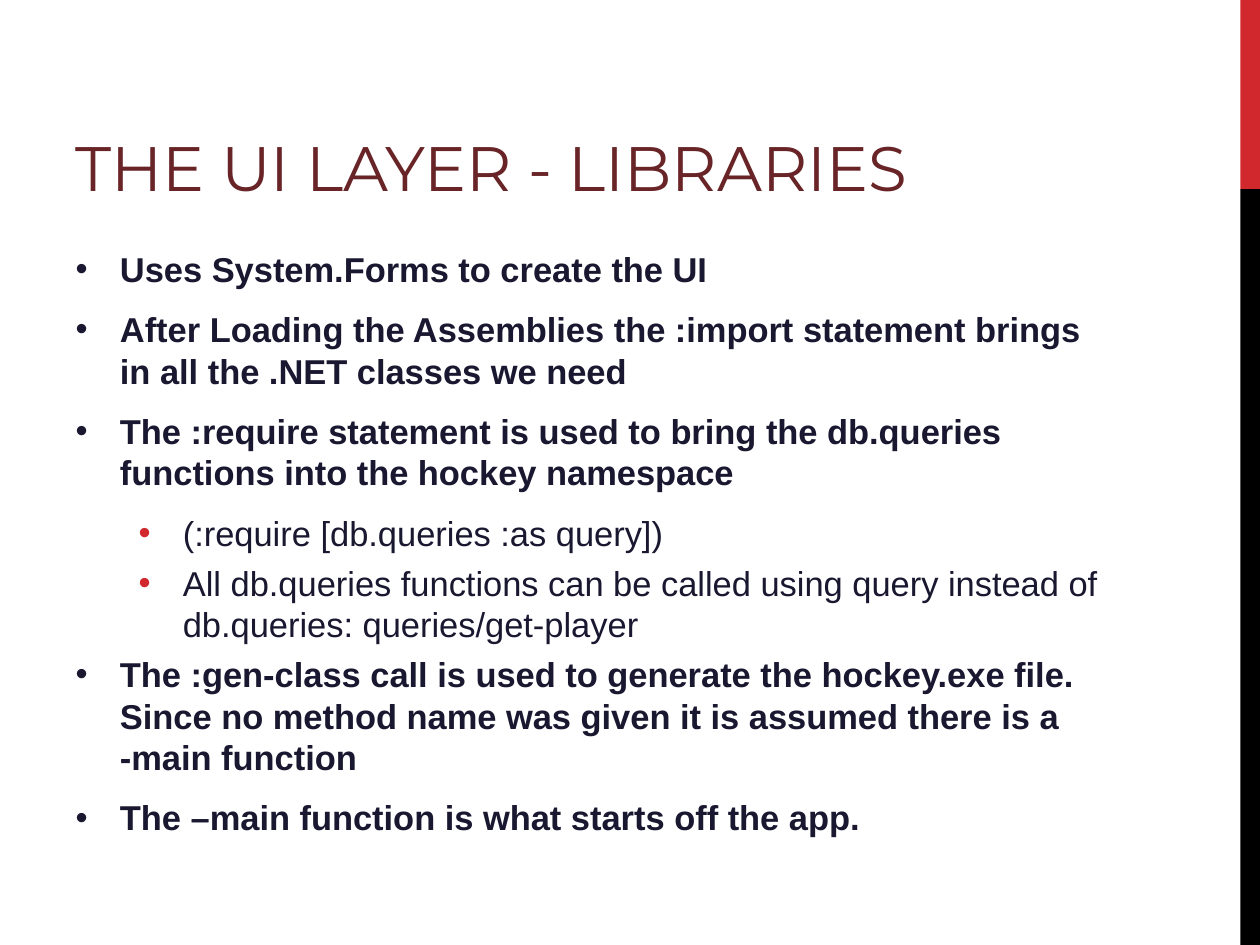
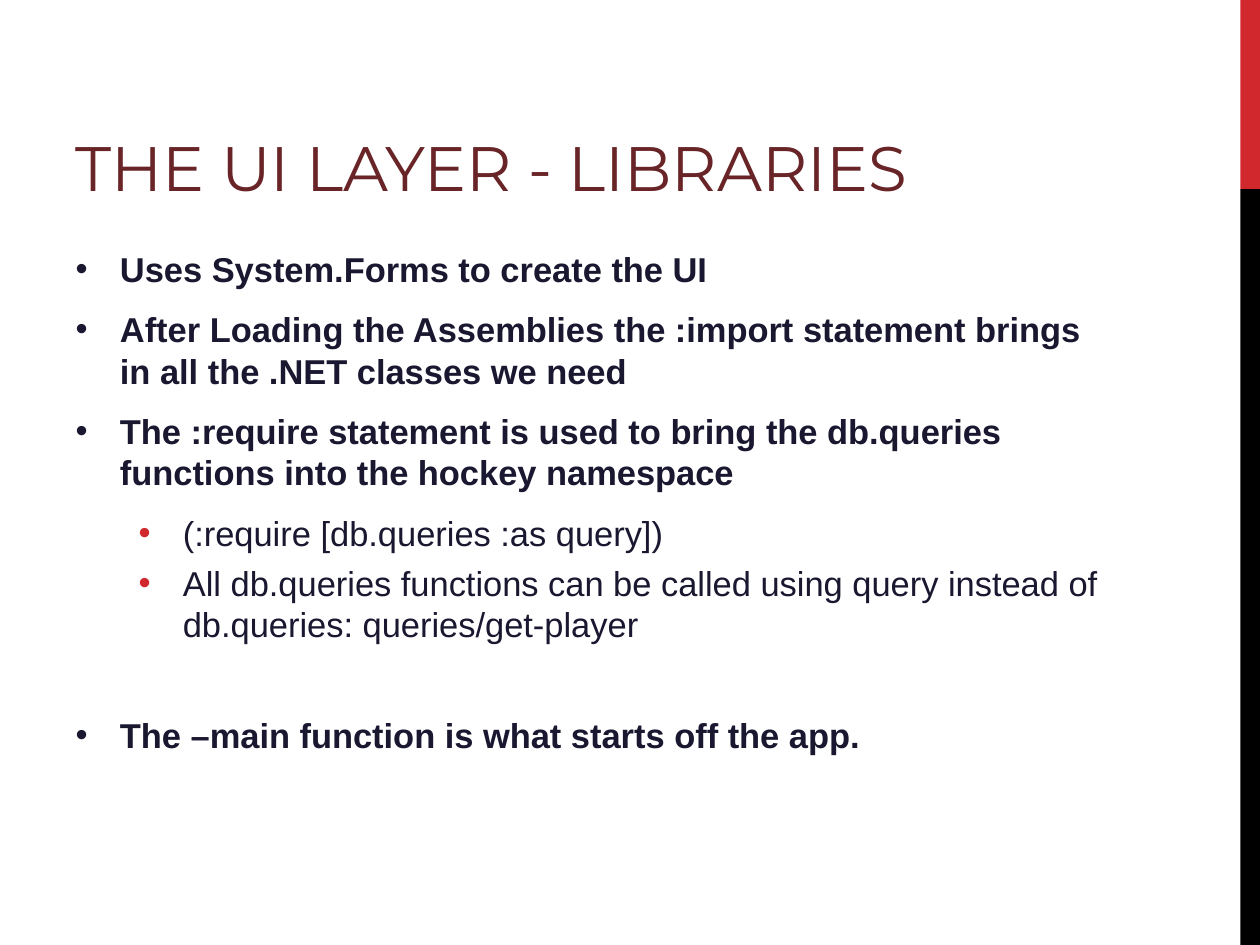
Before and after one commit to PlumpMath/intro-to-clojureclr-talk, a slide deck: slide 15 of slides/intro-to-clojure-clr-talk.ppt (slide 16 before the commit). Drawn at 1260x945 pixels with LibreOffice and Linux fonts; fonts in the diff are those of the drawing; background and template pictures are left out. Boxes give left, top, right and bottom in pixels: in the first picture for what was removed or moved away, otherwise in the second. Text is boxed around its words. In the diff, an @@ line names an element or a change of style, - is before the commit and + after.

```diff
--- a/slides/intro-to-clojure-clr-talk.ppt
+++ b/slides/intro-to-clojure-clr-talk.ppt
@@ text at (120, 662, 1073, 771): paragraph removed @@
-• The :gen-class call is used to generate the hockey.exe file. Since no method name was given it is assumed there is a -main function
```
Also in this commit, not shown: 10 other slides changed, 2 slides removed, 2 other files.
